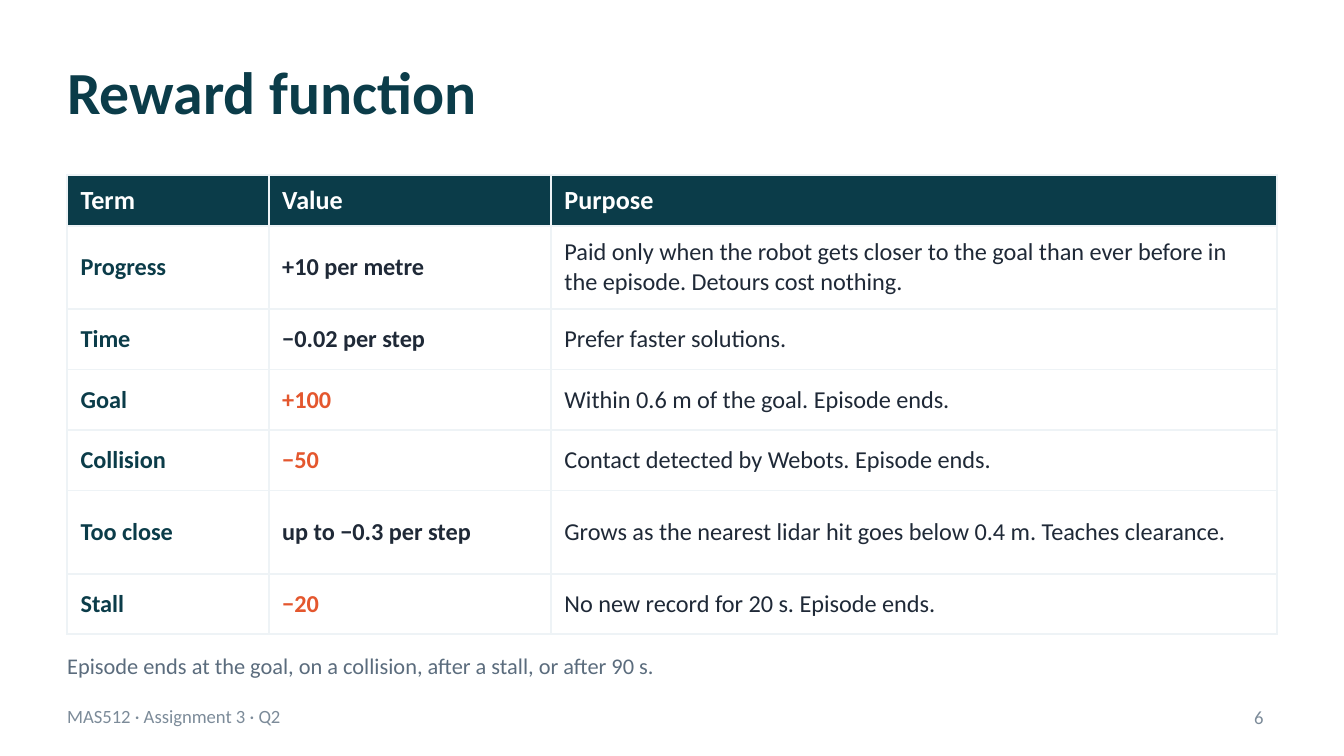
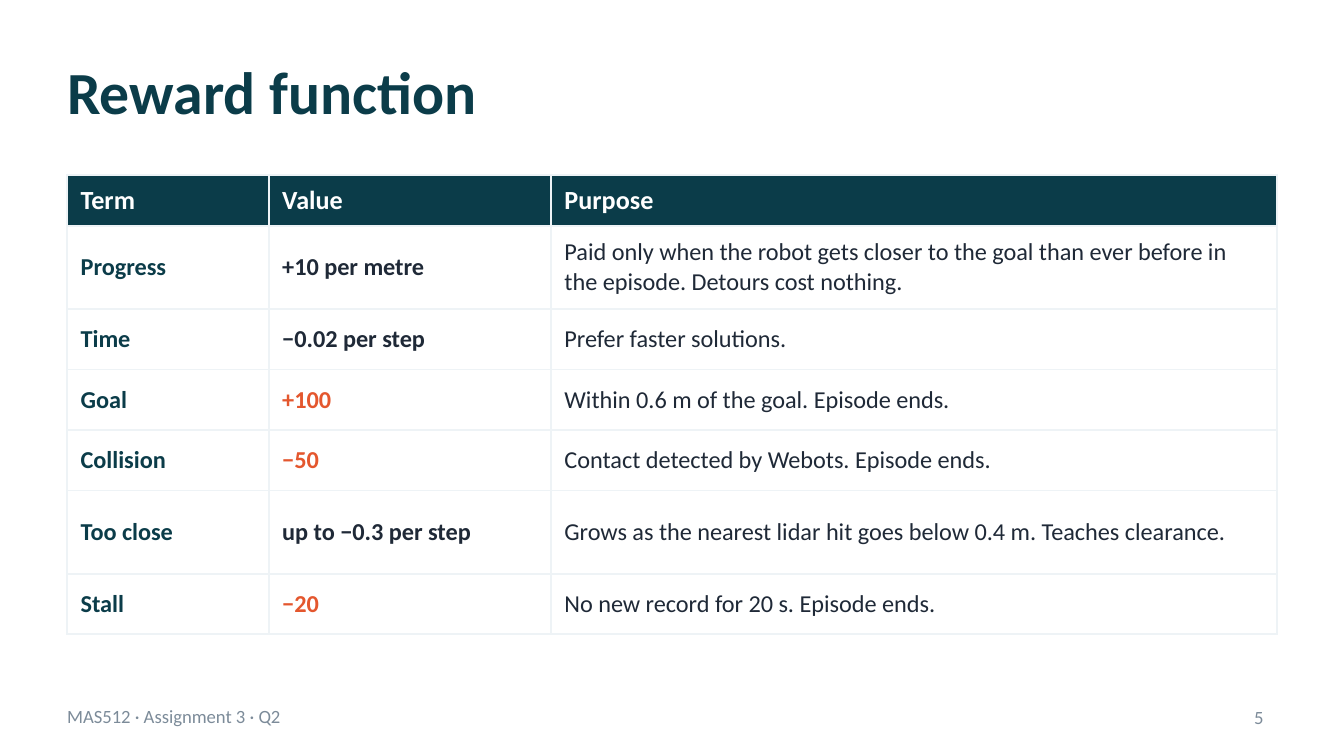
Before and after one commit to AreGundersen/MAS512, a slide deck: slide 5 of Assignment 3/MAS512_assignment3_gr5.pptx (slide 6 before the commit). Drawn at 1344x756 pixels with LibreOffice and Linux fonts; fonts in the diff are those of the drawing. Boxes give left, top, right and bottom in pixels: in the first picture for what was removed or moved away, otherwise in the second. Text is boxed around its words. In the diff, an @@ line names an element or a change of style, - is before the commit and + after.

```diff
--- a/Assignment 3/MAS512_assignment3_gr5.pptx
+++ b/Assignment 3/MAS512_assignment3_gr5.pptx
@@ text removed at <box>67,658,653,678</box> @@
-Episode ends at the goal, on a collision, after a stall, or after 90 s.
@@ page number at <box>1254,712,1263,724</box>: text changed @@
-6
+5
```
Also in this commit, not shown: 7 other slides changed, 1 slide added, 2 slides removed.
